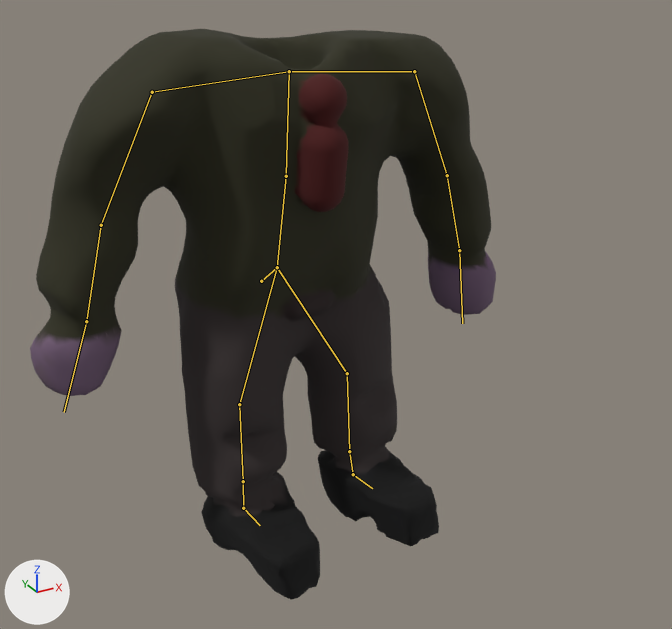
A saved change to the glTF model saltwash-labs/saltwashchat/assets/sc_dudebody.gltf.
One viewpoint serves both versions: a camera (50 mm lens) standing at (-0.329, -0.681, 0.541) and looking at (0.01, -0.065, 0.233). Lighting does not change. The marker at lower left points along +X, +Y and +Z. The bones that bend it are drawn over the model as lines.

The first picture shows 'Layer_1'.
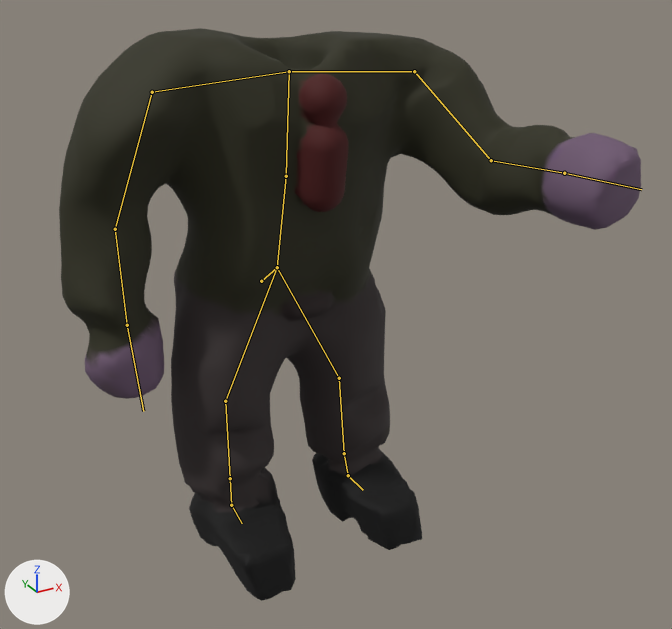
The newer file adds an action. The first version stands in its rest pose; the second is drawn at frame 48 of the action 'body2'.

Location of each change, (x1, y1, x2, y2) in pixels of the pictures (672 x 629 px):
'Layer_1', posed (25% wider)
    before: (30, 29, 496, 600)
    after: (59, 28, 641, 601)
bone 'Bone.012', root to tip
    before: (414, 71) to (447, 175)
    after: (414, 71) to (491, 160)
bone 'Bone.013', root to tip
    before: (447, 175) to (459, 250)
    after: (491, 160) to (564, 173)
bone 'Bone.016', root to tip
    before: (152, 92) to (101, 225)
    after: (152, 92) to (115, 229)
bone 'Bone.017', root to tip
    before: (101, 225) to (86, 321)
    after: (115, 229) to (127, 325)
bone 'Bone.018', root to tip
    before: (86, 321) to (64, 412)
    after: (127, 325) to (143, 411)
bone 'Bone.003', root to tip
    before: (277, 267) to (239, 404)
    after: (277, 267) to (225, 401)
bone 'Bone.004', root to tip
    before: (239, 404) to (243, 481)
    after: (225, 401) to (230, 478)
bone 'Bone.006', root to tip
    before: (243, 508) to (260, 525)
    after: (231, 505) to (242, 523)
bone 'Bone.007', root to tip
    before: (277, 267) to (347, 373)
    after: (277, 267) to (339, 378)
bone 'Bone.008', root to tip
    before: (347, 373) to (349, 451)
    after: (339, 378) to (344, 453)
bone 'Bone.010', root to tip
    before: (353, 474) to (372, 488)
    after: (348, 475) to (363, 490)

What the commit changed:
Bone 'Bone.012' (bone_bone_012) turns from (0, 0, 0) to (49, -13, -6) degrees about its own x, y and z.
Bone 'Bone.013' (bone_bone_013) turns from (0, 0, 0) to (44, -8, 3) degrees about its own x, y and z.
Bone 'Bone.016' (bone_bone_016) turns from (0, 0, 0) to (1, -7, 6) degrees about its own x, y and z.
Bone 'Bone.017' (bone_bone_017) turns from (0, 0, 0) to (7, -5, 7) degrees about its own x, y and z.
Bone 'Bone.018' (bone_bone_018) turns from (0, 0, 0) to (0, -3, 10) degrees about its own x, y and z.
Bone 'Bone.003' (bone_bone_003) turns from (0, 0, 0) to (-1, -2, 7) degrees about its own x, y and z.
Bone 'Bone.004' (bone_bone_004) turns from (0, 0, 0) to (0, 1, -7) degrees about its own x, y and z.
Bone 'Bone.006' (bone_bone_006) turns from (0, 0, 0) to (-3, 1, 11) degrees about its own x, y and z.
Bone 'Bone.007' (bone_bone_007) turns from (0, 0, 0) to (2, 0, 4) degrees about its own x, y and z.
Bone 'Bone.008' (bone_bone_008) turns from (0, 0, 0) to (1, 1, -7) degrees about its own x, y and z.
Bone 'Bone.010' (bone_bone_010) turns from (0, 0, 0) to (-5, 1, 12) degrees about its own x, y and z.
